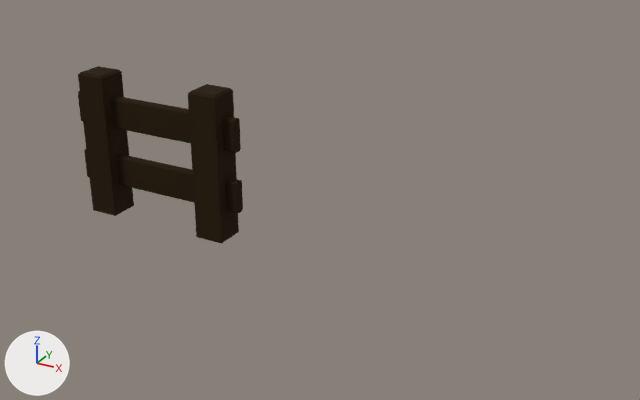
Two versions of the Blender file figments-of-fuyan-raw/game/tile_objects/varoma/wagon.blend, one commit apart.
Camera for both pictures: a camera (50 mm lens) standing at (4.91, -5.91, 3.52) and looking at (1.54, 0.22, 0.45). The axes (+X, +Y, +Z) are drawn at lower left. The lights are the same throughout. The first picture is the older version.

In view in the first picture: 'Fence-col'.
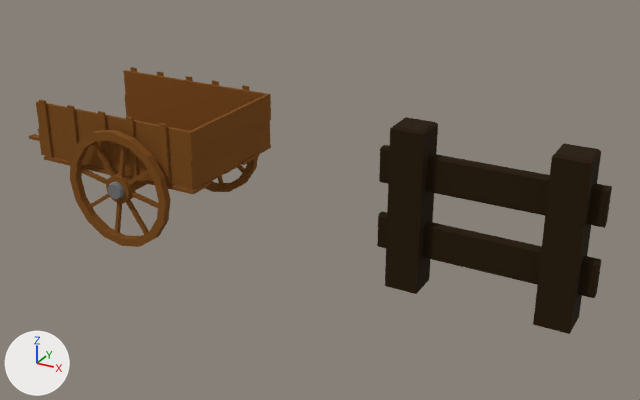
Boxes [x1, y1, x2, y2] around the edits, measured in the pictures (640 x 400 px):
'Fence-col', moved
    before: [78, 66, 243, 244]
    after: [377, 117, 612, 334]
'Plane', added (brown)
    after: [29, 67, 271, 247]

What changed in the scene script:
```text
Add me_plane_001:
    me_plane_001.from_pydata(...)  # 632 vertices, 573 faces; spans x -1.57..0.74, y -0.63..0.91, z 0.0..1.17
    me_plane_001.materials.append(mat_basematerial)
Change ob_fence_col:
    ob_fence_col.location: (0.0, 0.0, 0.0) -> (3.086, 0.0, 0.0)
Add ob_plane:
    ob_plane = bpy.data.objects.new('Plane', me_plane_001)
    ob_plane.location = (0.0, 0.0, 0.0)
```
